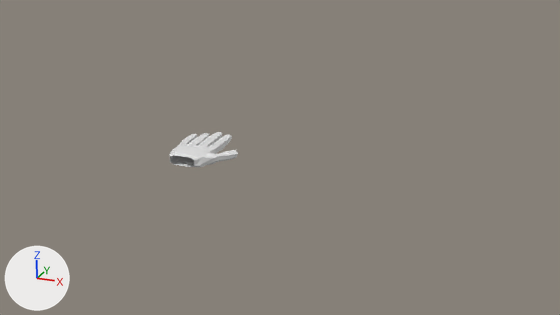
The Blender file Development/Models/human_male.blend: old version first, new version second.
One viewpoint serves both versions: the file's camera 'Camera'. The axes (+X, +Y, +Z) are drawn at lower left. The lights are the same throughout.

In view in the first picture: 'hand'.
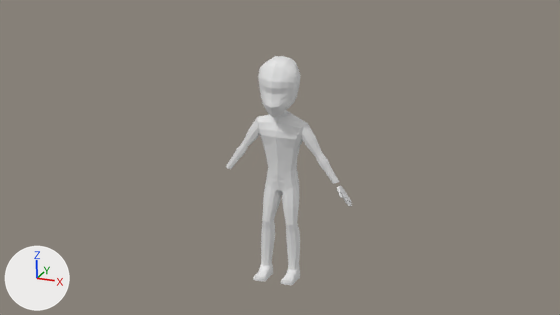
Commit message: positioned hand

Location of each change, [x1, y1, x2, y2] in pixels of the pictures (560 x 315 px):
'character', shown: after [226, 110, 339, 285]
'head', shown: after [258, 56, 300, 118]
'hand', moved, turned, rescaled: before [169, 132, 238, 167]; after [337, 185, 352, 206]

Diff of the bpy script that builds the scene:
```diff
--- a/Development/Models/human_male.blend.py
+++ b/Development/Models/human_male.blend.py
@@ ob_head @@
 _m = ob_head.modifiers.new('Mirror', 'MIRROR')
-ob_head.hide_viewport = True
@@ ob_character @@
 _m = ob_character.modifiers.new('Mirror', 'MIRROR')
-ob_character.hide_viewport = True
@@ ob_hand @@
 ob_hand = bpy.data.objects.new('hand', me_cube)
-ob_hand.location = (-4.0, 0.0, 0.0)
-ob_hand.scale = (0.997, 1.0, 0.252)
+ob_hand.location = (2.64, -0.05, -0.76)
+ob_hand.rotation_euler = (5.372, -0.114, -1.473)  # degrees (308, -6.5, -84)
+ob_hand.scale = (0.268, 0.269, 0.0678)
```
